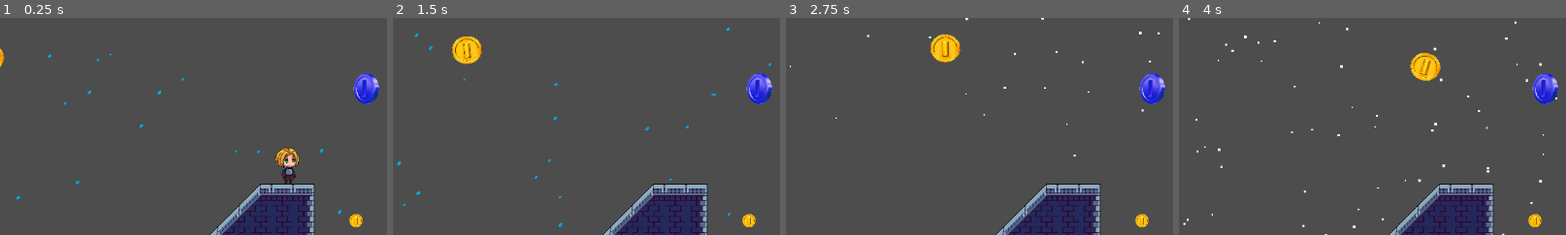
Above: before the commit, frames 1-4 (left to right).
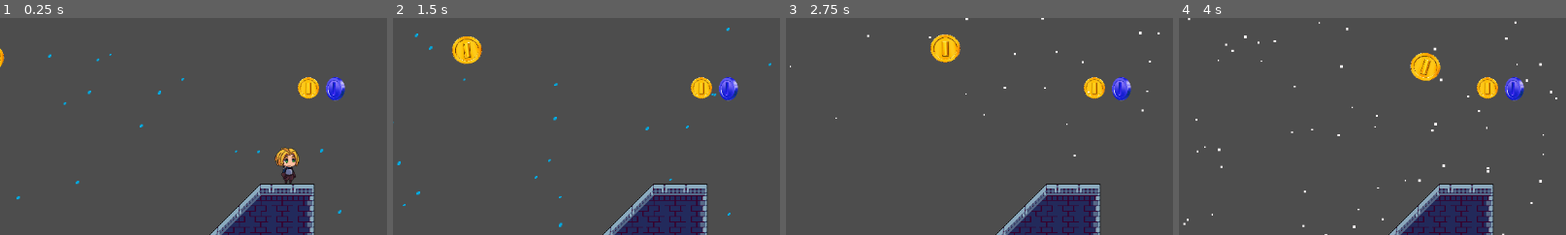
Above: after the commit, the same moments.

Repository: Tim-Barton/game-jam-2023
Game: Godot game, scene res://CharacterController/SideScroller/Scenes/side_scroller_test_scene.tscn
Same seed, same stepped clock (60 frames per second), same inputs: the game is played once before the commit and once after it. This scene is started directly instead of the project's main scene.
Inputs:
- Up to frame 1 (0.25 s): no input
- Up to frame 2 (1.5 s): tap Enter (ui_accept) at 0.5, 0.77 s; hold Right (ui_right) from 0.53 s (still down)
- Up to frame 3 (2.75 s): tap Enter (ui_accept) at 1.52 s; release Right (ui_right) at 2.03 s; hold Left (ui_left) from 2.03 s (still down)
- Up to frame 4 (4 s): release Left (ui_left) at 2.78 s; hold Right (ui_right) from 2.78 s (still down); tap Enter (ui_accept) at 3.02, 3.77 s
The pictures show only the part of the screen within x 21-70%, y 7-57%; the shares and areas given below are measured in that part.

The runs differ from the first frame. In frame 1, 1.8% of the frame differs, in the area x 76-98%, y 25-97%; in frame 2, 1.8%; in frame 3, 1.8%; in frame 4, 1.8%.

Commit message:
Updated Coin Sizes
Updated Coin scene sizes

Diff:
--- a/CharacterController/SideScroller/Scenes/collectable_blue_coin.tscn
+++ b/CharacterController/SideScroller/Scenes/collectable_blue_coin.tscn
@@ -4,7 +4,7 @@
 [ext_resource type="Texture2D" uid="uid://6dfntrn57bcs" path="res://CharacterController/SideScroller/GFX/3 Objects/4 Collectables/blue coin.png" id="1_q6wr6"]
 
 [sub_resource type="CircleShape2D" id="CircleShape2D_xt1b3"]
-radius = 99.0
+radius = 14.0
 
 [node name="Blue_Coin" type="StaticBody2D" groups=["collectable"]]
 collision_layer = 2
@@ -12,10 +12,9 @@
 script = ExtResource("1_86ly1")
 
 [node name="BlueCoin" type="Sprite2D" parent="."]
-position = Vector2(245, 223)
+scale = Vector2(0.15, 0.15)
 texture = ExtResource("1_q6wr6")
 
 [node name="CollisionShape2D" type="CollisionShape2D" parent="."]
-position = Vector2(245, 224)
 scale = Vector2(1, 1.2)
 shape = SubResource("CircleShape2D_xt1b3")
--- a/CharacterController/SideScroller/Scenes/collectable_gold_coin.tscn
+++ b/CharacterController/SideScroller/Scenes/collectable_gold_coin.tscn
@@ -4,17 +4,18 @@
 [ext_resource type="Texture2D" uid="uid://cqk2muuvxavd8" path="res://CharacterController/SideScroller/GFX/3 Objects/4 Collectables/gold coin.png" id="1_giklr"]
 
 [sub_resource type="CircleShape2D" id="CircleShape2D_4bisw"]
-radius = 201.01
+radius = 20.0
 
 [node name="Gold_Coin" type="StaticBody2D" groups=["collectable"]]
+scale = Vector2(0.4, 0.4)
 collision_layer = 2
 collision_mask = 2
 script = ExtResource("1_g7xlr")
 
 [node name="CollisionShape2D" type="CollisionShape2D" parent="."]
-position = Vector2(313, 312)
+scale = Vector2(0.2, 0.2)
 shape = SubResource("CircleShape2D_4bisw")
 
 [node name="GoldCoin" type="Sprite2D" parent="."]
-position = Vector2(315, 313)
+scale = Vector2(0.2, 0.2)
 texture = ExtResource("1_giklr")
--- a/CharacterController/SideScroller/Scenes/side_scroller_test_scene.tscn
+++ b/CharacterController/SideScroller/Scenes/side_scroller_test_scene.tscn
@@ -1,15 +1,10 @@
-
-[gd_scene load_steps=41 format=3 uid="uid://dkhnd58ia1m5t"]
-
+[gd_scene load_steps=36 format=3 uid="uid://dkhnd58ia1m5t"]
 
 [ext_resource type="Texture2D" uid="uid://belg1mxheka3q" path="res://CharacterController/SideScroller/GFX/2 Background/Day/1.png" id="1_xwcmc"]
-[ext_resource type="PackedScene" uid="uid://r44oitiuh0sh" path="res://CharacterController/SideScroller/Scenes/WeatherSystem.tscn" id="2_csoic"]
+[ext_resource type="PackedScene" path="res://CharacterController/SideScroller/Scenes/WeatherSystem.tscn" id="2_csoic"]
 [ext_resource type="Texture2D" uid="uid://cbfip1qeil370" path="res://CharacterController/SideScroller/GFX/2 Background/Day/2.png" id="2_m0nrl"]
-
 [ext_resource type="Script" path="res://CharacterController/SideScroller/Scenes/StaminaBar.gd" id="2_yg65s"]
-[ext_resource type="Script" path="res://CharacterController/SideScroller/Scenes/DayNightCycle.gd" id="3_6psvk"]
 [ext_resource type="Script" path="res://CharacterController/SideScroller/Scenes/Timer.gd" id="3_c53n5"]
-
 [ext_resource type="Texture2D" uid="uid://blq2vhoethqqx" path="res://CharacterController/SideScroller/GFX/2 Background/Day/5.png" id="3_dhewo"]
 [ext_resource type="Texture2D" uid="uid://t31lxiaq515g" path="res://CharacterController/SideScroller/GFX/3 Objects/3 Power lines/4.png" id="4_ccg22"]
 [ext_resource type="Texture2D" uid="uid://bwmrr0n1ls3g5" path="res://CharacterController/SideScroller/GFX/1 Tiles/Tileset.png" id="5_kdel5"]
@@ -64,41 +59,6 @@
 HSlider/styles/slider = SubResource("StyleBoxFlat_xanxn")
 
 [sub_resource type="MeshTexture" id="MeshTexture_ugl5w"]
-
-[sub_resource type="ParticleProcessMaterial" id="ParticleProcessMaterial_6yycd"]
-emission_shape = 3
-emission_box_extents = Vector3(150, 1, 1)
-particle_flag_disable_z = true
-direction = Vector3(-1, 1, 2.08165e-12)
-spread = 0.0
-gravity = Vector3(2.08165e-12, 2.08165e-12, 2.08165e-12)
-initial_velocity_min = 150.0
-initial_velocity_max = 200.0
-orbit_velocity_min = 0.0
-orbit_velocity_max = 0.0
-scale_max = 2.0
-color = Color(0.529412, 0.94902, 0.964706, 1)
-collision_mode = 1
-collision_friction = 1.0
-collision_bounce = 0.0
-
-[sub_resource type="ParticleProcessMaterial" id="ParticleProcessMaterial_evyxp"]
-emission_shape = 3
-emission_box_extents = Vector3(200, 1, 1)
-particle_flag_disable_z = true
-direction = Vector3(-1, 1, 2.08165e-12)
-spread = 20.0
-gravity = Vector3(2.08165e-12, 2.08165e-12, 2.08165e-12)
-initial_velocity_min = 50.0
-initial_velocity_max = 70.0
-orbit_velocity_min = 0.0
-orbit_velocity_max = 0.0
-scale_min = 2.0
-scale_max = 4.0
-collision_mode = 1
-collision_friction = 1.0
-collision_bounce = 0.0
-collision_use_scale = true
 
 [sub_resource type="OccluderPolygon2D" id="OccluderPolygon2D_22bwv"]
 polygon = PackedVector2Array(-8, -8, 8, -8, 8, 8, -8, 8, -8, -7.4375, -8, -8)
@@ -1463,16 +1423,6 @@
 
 [node name="Camera2D" type="Camera2D" parent="."]
 
-[node name="Gold_Coin" parent="." instance=ExtResource("11_ihwc2")]
-z_index = 1
-position = Vector2(174, 7)
-scale = Vector2(0.05, 0.05)
-
-[node name="Blue_Coin" parent="." instance=ExtResource("12_7ajfu")]
-z_index = 1
-position = Vector2(156, -219)
-scale = Vector2(0.2, 0.2)
-
 [node name="CameraPath" type="Path2D" parent="."]
 z_index = 1
 curve = SubResource("Curve2D_baqug")
@@ -1487,6 +1437,12 @@
 scale = Vector2(0.11236, 0.104876)
 texture = ExtResource("14_tltpd")
 script = ExtResource("14_dltny")
+
+[node name="Gold_Coin" parent="." instance=ExtResource("11_ihwc2")]
+position = Vector2(119, -175)
+
+[node name="Blue_Coin" parent="." instance=ExtResource("12_7ajfu")]
+position = Vector2(159, -174)
 
 [connection signal="value_changed" from="UI/Panel/Adjusters/JumpForceContainer/JumpForce" to="UI" method="UpdateCharacterRate" binds= ["JumpForce"]]
 [connection signal="value_changed" from="UI/Panel/Adjusters/SpeedContainer/value" to="UI" method="UpdateCharacterRate" binds= ["Speed"]]
Not shown: 1 places in CharacterController/SideScroller/Scenes/daynightcycle-gradient-texture.tres that only renumber resources
